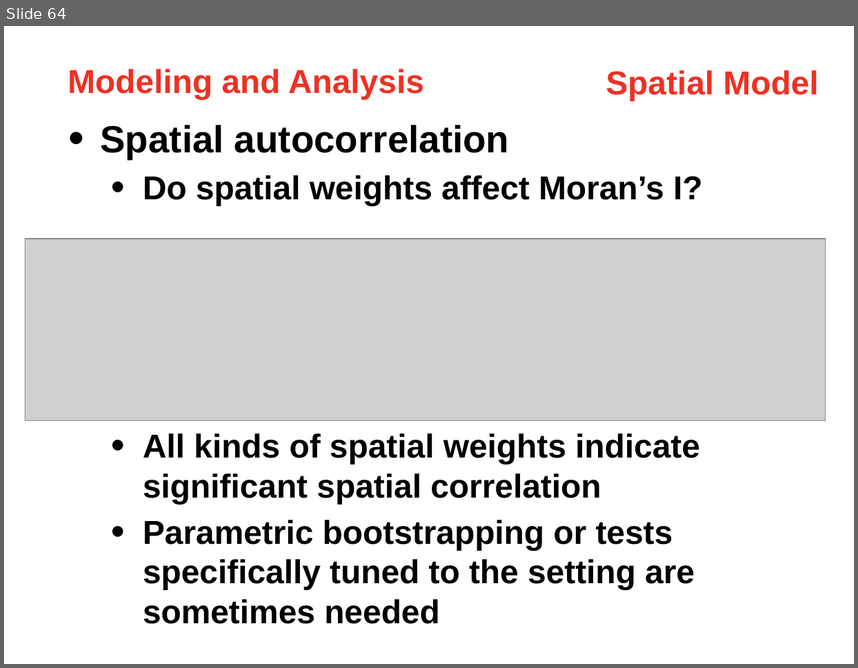
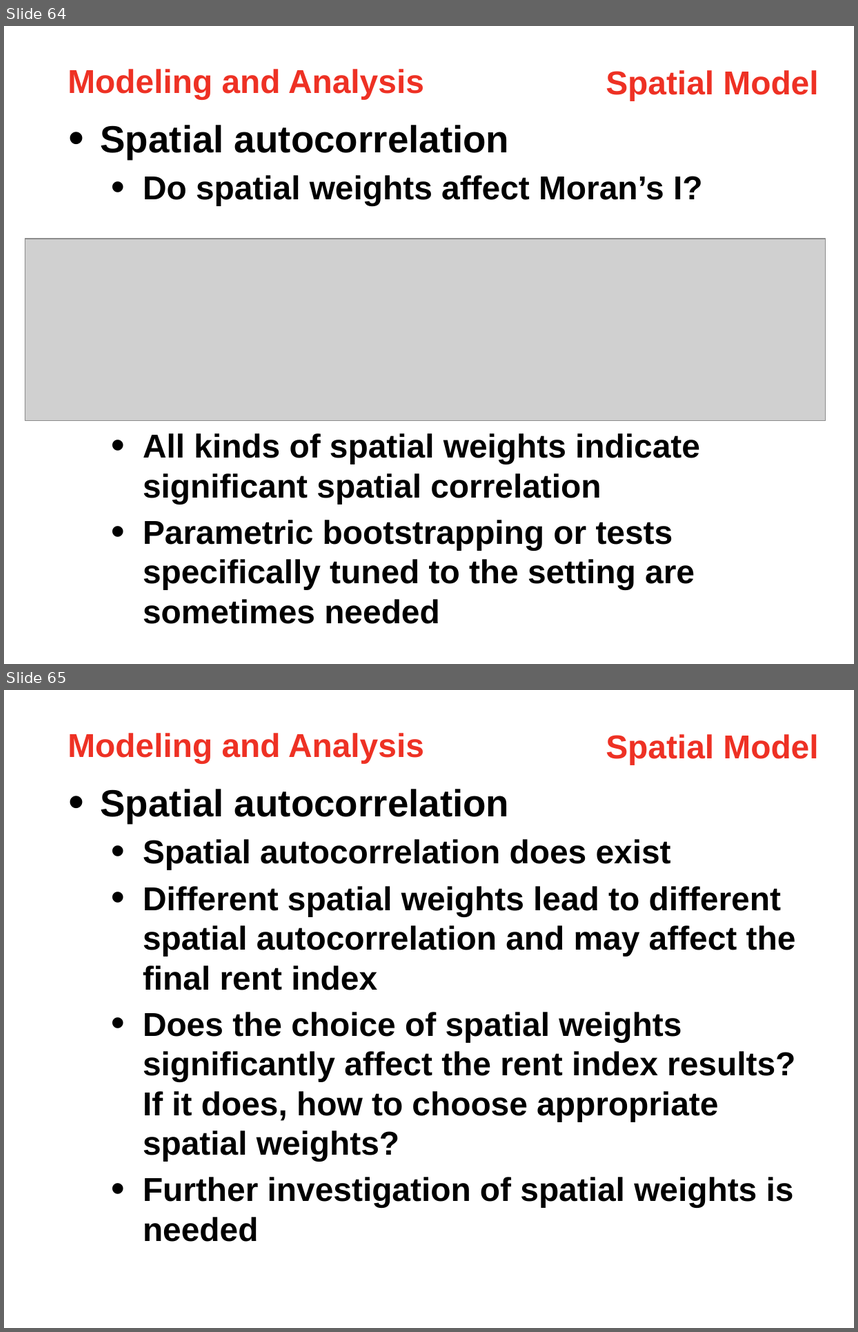
Before and after one commit to linghend/PPR, a slide deck: RentIndex/6_Presentation/RentIndex.pptx. Shown one above the other, each under a label of ours: slide 64 before the commit, slides 64 and 65 after it. The pictures are 858x668 and 858x1332 pixels, drawn with LibreOffice and Linux fonts; fonts in the diff are those of the drawing; grey boxes stand for pictures. Boxes give left, top, right and bottom in pixels: in the first picture for what was removed or moved away, otherwise in the second. Text is boxed around its words. In the diff, an @@ line names an element or a change of style, - is before the commit and + after.

```diff
--- a/RentIndex/6_Presentation/RentIndex.pptx
+++ b/RentIndex/6_Presentation/RentIndex.pptx
@@ slide 65 added at (4,690,854,1328), background #FFFFFF @@
@@ text added at (67,733,424,763), 28 pt, text #EE3124, bold @@
+Modeling and Analysis
@@ text added at (606,734,818,765), 28 pt, text #EE3124, bold @@
+Spatial Model
@@ text added at (100,789,796,1241), 28 pt, text #000000, bold @@
+• Spatial autocorrelation
+  • Spatial autocorrelation does exist
+  • Different spatial weights lead to different spatial autocorrelation and may affect the final rent index
+  • Does the choice of spatial weights significantly affect the rent index results? If it does, how to choose appropriate spatial weights?
+  • Further investigation of spatial weights is needed
```
Also in this commit, not shown: 1 slide changed, 18 other slides added, 6 other files.
